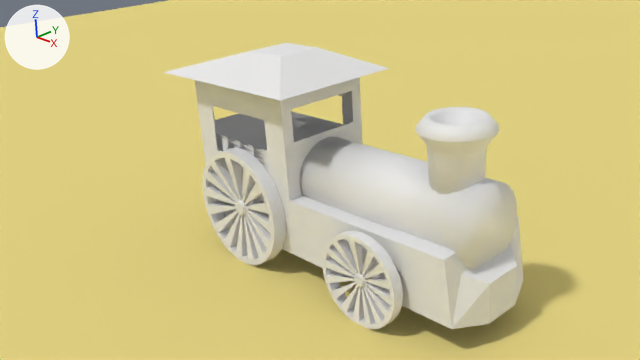
A saved change to the Blender file trem.blend.
The view is the same before and after, from the file's camera 'Camera'. Arrows for +X, +Y and +Z are at upper left; the lights stay in place.

Before the edit, the objects in view are built like this:
```python
ob_caldeira = bpy.data.objects.new('Caldeira', me_cylinder)
ob_caldeira.location = (1.07, 0.02, 1.44)
ob_caldeira.rotation_euler = (0.0, 1.571, 0.0)  # degrees (0, 90, 0)
ob_caldeira.scale = (0.734, 0.734, 0.734)
ob_chamine = bpy.data.objects.new('Chamine', me_cylinder_001)
ob_chamine.location = (1.15, 0.0, 1.78)
ob_chamine.scale = (0.454, 0.454, 0.454)
ob_circle = bpy.data.objects.new('Circle', me_circle_002)
ob_circle.location = (-3.3, 1.15, 0.75)
ob_circle.rotation_euler = (1.571, 0.0, 3.142)  # degrees (90, 0, 180)
ob_circle.scale = (-1.2, -1.2, -1.2)
ob_circle_001 = bpy.data.objects.new('Circle.001', me_circle_000)
ob_circle_001.location = (0.11, 1.24, 0.39)
ob_circle_001.rotation_euler = (1.571, 0.0, 3.142)  # degrees (90, 0, 180)
ob_circle_001.scale = (-0.852, -0.852, -0.852)
ob_corpotrem = bpy.data.objects.new('CorpoTrem', me_cube)
ob_corpotrem.location = (-3.03, 0.0, 1.07)
ob_plane = bpy.data.objects.new('Plane', me_plane)
ob_plane.location = (0.0, 0.0, -0.44)
ob_plane.scale = (-44.7, -44.7, -44.7)
# me_cube
# before: 2 (-1.69, -1.0, -1.0), 3 (-1.69, 1.0, -1.0), 6 (-1.69, -1.0, 0.14), 7 (-1.69, 1.0, 0.14), 72 (-1.69, -0.64, 1.12) at pixel (214, 120)
# before: 73 (-1.69, 0.64, 1.12)
# before: 29 (-0.44, -0.46, 2.71) at pixel (249, 51), 30 (-0.44, 0.46, 2.71) at pixel (285, 42), 31 (0.52, 0.46, 2.71) at pixel (317, 47), 32 (0.52, -0.46, 2.71) at pixel (280, 56)
```
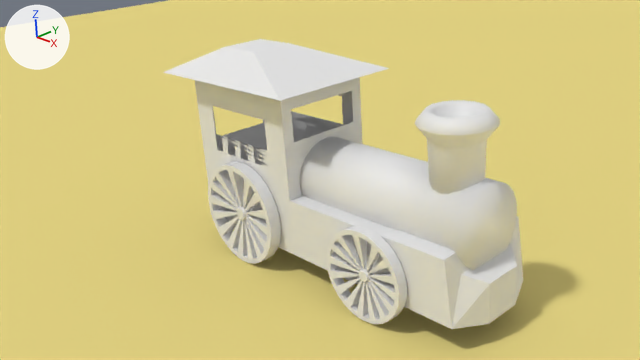
Commit message: Atualizacao do teto e dimensao de roda

The change, as JSON lines over the scene's bpy script:
```json
{"block": "me_cylinder", "where": "# used by ob_caldeira; location = (1.07, 0.02, 1.44); rotation_euler = (0.0, 1.571, 0.0), in degrees (0, 90, 0); scale = (0.734, 0.734, 0.734)"}
{"op": "remove", "block": "me_cylinder", "code": "me_cylinder.from_pydata(...)  # 64 vertices, 34 faces; spans x -1.0..1.0, y -1.0..1.0, z -4.12..1.0"}
{"op": "add", "block": "me_cylinder", "code": "me_cylinder.from_pydata(...)  # 96 vertices, 66 faces; spans x -1.0..1.0, y -1.0..1.0, z -4.61..1.0"}
{"block": "me_cylinder", "change": "me_cylinder part 1"}
{"block": "me_cylinder", "change": "1 face is deleted"}
{"block": "me_cylinder", "change": "32 vertices in x -1.0..1.0, y -1.0..1.0, z -4.12 move by (0.0, 0.0, -0.09)"}
{"block": "me_cylinder", "change": "32 vertices are added at x -0.46..0.46, y -0.46..0.46, z -4.61"}
{"block": "me_cylinder", "change": "33 new faces join them"}
{"block": "me_cube", "where": "me_cube.from_pydata(...)  # 80 vertices, 70 faces, 1 loose edge; spans x -2.25..5.12, y -1.39..1.34, z -1.1..2.71"}
{"block": "me_cube", "where": "# used by ob_corpotrem; location = (-3.03, 0.0, 1.07)"}
{"block": "me_cube", "where": "# verts and faces of me_cube; kept vertices keep their numbers, new ones are numbered from 80"}
{"block": "me_cube", "change": "me_cube part 2"}
{"op": "add", "block": "me_cube", "code": "delete_faces([(2, 6, 7, 3)])"}
{"op": "add", "block": "me_cube", "code": "verts[72] = (-1.69, -0.64, 0.74)  # moved"}
{"op": "add", "block": "me_cube", "code": "verts[73] = (-1.69, 0.64, 0.74)  # moved, pixel (263, 122)"}
{"op": "add", "block": "me_cube", "code": "verts[80] = (-2.01, -0.62, -0.97)"}
{"op": "add", "block": "me_cube", "code": "verts[81] = (-2.01, 0.62, -0.97)"}
{"op": "add", "block": "me_cube", "code": "verts[82] = (-2.01, -0.62, -0.27)"}
{"op": "add", "block": "me_cube", "code": "verts[83] = (-2.01, 0.62, -0.27)"}
{"op": "add", "block": "me_cube", "code": "faces += [(2, 80, 81, 3), (80, 82, 83, 81), (2, 6, 82, 80), (3, 81, 83, 7), (6, 7, 83, 82)]"}
{"block": "me_cube", "change": "me_cube part 3"}
{"op": "add", "block": "me_cube", "code": "for i in [*range(29, 33)]: verts[i] += (-0.82, 0.0, 0.0)"}
{"op": "set", "path": "ob_chamine.location", "old": "(1.15, 0.0, 1.78)", "new": "(1.15, 0.0, 1.89)"}
{"op": "set", "path": "ob_circle_001.location", "old": "(0.11, 1.24, 0.39)", "new": "(0.11, 1.13, 0.44)"}
{"op": "set", "path": "ob_circle.location", "old": "(-3.3, 1.15, 0.75)", "new": "(-3.3, 1.15, 0.62)"}
{"op": "set", "path": "ob_circle.scale", "old": "(-1.2, -1.2, -1.2)", "new": "(-1.05, -1.05, -1.05)"}
```

Boxes [x1, y1, x2, y2] around the edits, measured in the pictures (640 x 360 px; the box of a moved part takes in the faces that stretch with it):
```json
{"object": "CorpoTrem", "change": "reshaped", "before": [163, 43, 523, 329], "after": [163, 39, 523, 329]}
{"object": "Circle", "change": "reshaped, moved, rescaled", "before": [202, 148, 286, 265], "after": [208, 162, 281, 264], "on screen": "13% narrower, 13% shorter"}
{"object": "Circle.001", "change": "reshaped, moved", "before": [322, 231, 403, 329], "after": [327, 226, 407, 324]}
{"object": "Chamine", "change": "moved", "before": [415, 107, 500, 194], "after": [415, 100, 500, 194]}
{"part": 1, "of": "me_cylinder", "change": "built on", "before": [300, 137, 490, 202], "after": [300, 137, 490, 202]}
{"part": 2, "of": "me_cube", "change": "built on", "before": [212, 106, 267, 150], "after": [212, 106, 267, 150]}
{"part": 3, "of": "me_cube", "change": "moved or reshaped", "before": [163, 43, 389, 100], "after": [163, 39, 389, 100]}
```
